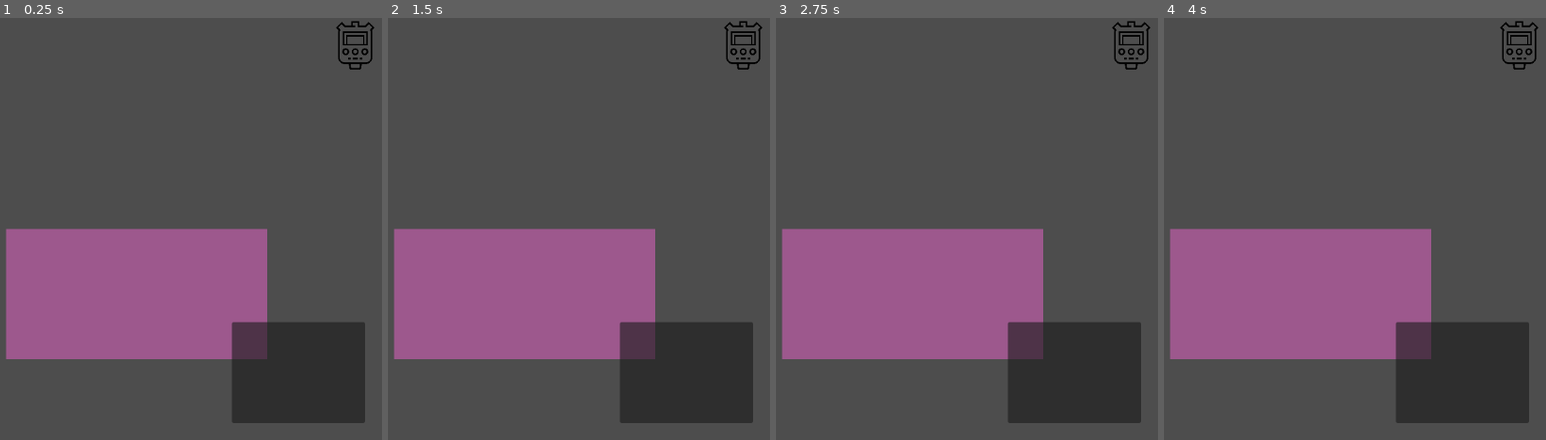
Above: before the commit, frames 1-4 (left to right).
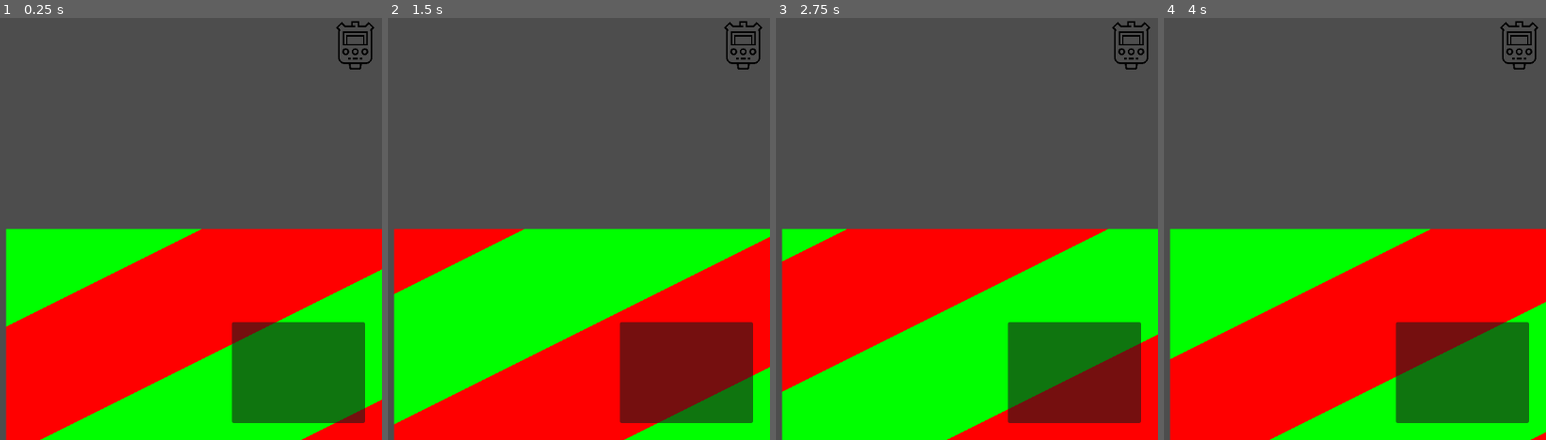
Above: after the commit, the same moments.

Repository: mrXseo/DrawDevices
Game: Godot game, scene res://main.tscn
Same seed, same stepped clock (60 frames per second), same inputs: the game is played once before the commit and once after it.
Inputs (mouse positions are in pixels of both pictures, inside the frame that each line leads up to):
- Up to frame 1 (0.25 s): no input
- Up to frame 2 (1.5 s): move the mouse to (559, 207) at 0.52 s; click (559, 207) at 0.67 s; move the mouse to (outside the picture) at 1.27 s; click (outside the picture) at 1.42 s
- Up to frame 3 (2.75 s): move the mouse to (856, 136) at 2.02 s; click (856, 136) at 2.17 s
- Up to frame 4 (4 s): move the mouse to (outside the picture) at 2.77 s; click (outside the picture) at 2.92 s; move the mouse to (1397, 292) at 3.52 s; click (1397, 292) at 3.67 s

The runs differ from the first frame. In frame 1, 49% of the frame differs, in the area x 1-100%, y 49-100%; in frame 2, 49%; in frame 3, 49%; in frame 4, 49%.

Commit message:
BG upgrade

Diff:
--- a/classes/base/objects_map_2d.gd
+++ b/classes/base/objects_map_2d.gd
@@ -9,6 +9,7 @@
 
 @export_category("Background")
 @export var color : Color
+@export var bg_material : ShaderMaterial
 var background = ColorRect.new()
 
 
@@ -17,6 +18,9 @@
 	background.color = color
 	background.size.x = width
 	background.size.y = hight
+	background.material = bg_material
+	var bg_import_color = background.material.get_shader_parameter("import_color")
+
 
 
 func _process(delta: float) -> void:
--- a/main.tscn
+++ b/main.tscn
@@ -1,18 +1,24 @@
-[gd_scene load_steps=6 format=3 uid="uid://wiim220v10uc"]
+[gd_scene load_steps=8 format=3 uid="uid://wiim220v10uc"]
 
-[ext_resource type="Script" path="res://classes/base/objects_map_2d.gd" id="1_q7puy"]
-[ext_resource type="Script" path="res://classes/user/user.gd" id="2_ya7pq"]
-[ext_resource type="Script" path="res://classes/user/observer.gd" id="3_bqfv4"]
+[ext_resource type="Script" uid="uid://bjmi5orc1otld" path="res://classes/base/objects_map_2d.gd" id="1_q7puy"]
+[ext_resource type="Shader" uid="uid://btadrp7tcqbjc" path="res://resource/UI/bg_shader.gdshader" id="2_7mycd"]
+[ext_resource type="Script" uid="uid://dg2nwj6krhqx2" path="res://classes/user/user.gd" id="2_ya7pq"]
+[ext_resource type="Script" uid="uid://cd2dl6s3d8o71" path="res://classes/user/observer.gd" id="3_bqfv4"]
 [ext_resource type="Theme" uid="uid://cuwp82b2otuec" path="res://resource/UI/main_theme.tres" id="4_25dgf"]
 [ext_resource type="Texture2D" uid="uid://cllh30bgw5pr" path="res://resource/UI/device_icon.png" id="5_j4rcb"]
+
+[sub_resource type="ShaderMaterial" id="ShaderMaterial_272bh"]
+shader = ExtResource("2_7mycd")
+shader_parameter/import_color = Color(1, 0, 0, 1)
 
 [node name="Node2D" type="Node2D"]
 
 [node name="ObjectsMap2D" type="Node2D" parent="."]
 script = ExtResource("1_q7puy")
-hight = 200.0
-width = 400.0
-color = Color(0.613856, 0.347302, 0.554037, 1)
+hight = 2000.0
+width = 4000.0
+color = Color(0.593379, 0.329569, 0.66577, 1)
+bg_material = SubResource("ShaderMaterial_272bh")
 
 [node name="User" type="Node2D" parent="." node_paths=PackedStringArray("observer")]
 script = ExtResource("2_ya7pq")
--- a/project.godot
+++ b/project.godot
@@ -12,7 +12,7 @@
 
 config/name="DrawDevices"
 run/main_scene="res://main.tscn"
-config/features=PackedStringArray("4.3", "GL Compatibility")
+config/features=PackedStringArray("4.4", "GL Compatibility")
 config/icon="res://icon.svg"
 
 [rendering]
--- /dev/null
+++ b/resource/UI/bg_shader.gdshader
@@ -0,0 +1,23 @@
+shader_type canvas_item;
+
+uniform vec4 import_color : source_color;
+
+void vertex() {
+	// Called for every vertex the material is visible on.
+}
+
+void fragment() {
+	//vec4 final_color = texture(TEXTURE, UV);
+	vec4 final_color = import_color;
+	if (mod(UV.x + UV.y + TIME/10.0, 0.2) < 0.1){
+		//final_color = mix(final_color, vec4(0,0,0,1), 0.5);
+		final_color = vec4(0,1,0,1);
+	};
+	COLOR = final_color;
+	// Called for every pixel the material is visible on.
+}
+
+//void light() {
+//	// Called for every pixel for every light affecting the CanvasItem.
+//	// Uncomment to replace the default light processing function with this one.
+//}
Not shown, added: classes/base/device_simplest.gd.uid
Not shown, added: classes/base/device_sistem.gd.uid
Not shown, added: classes/base/object_space.gd.uid
Not shown, added: classes/base/objects_map_2d.gd.uid
Not shown, added: classes/user/observer.gd.uid
Not shown, added: classes/user/user.gd.uid
Not shown, added: resource/UI/bg_shader.gdshader.uid
